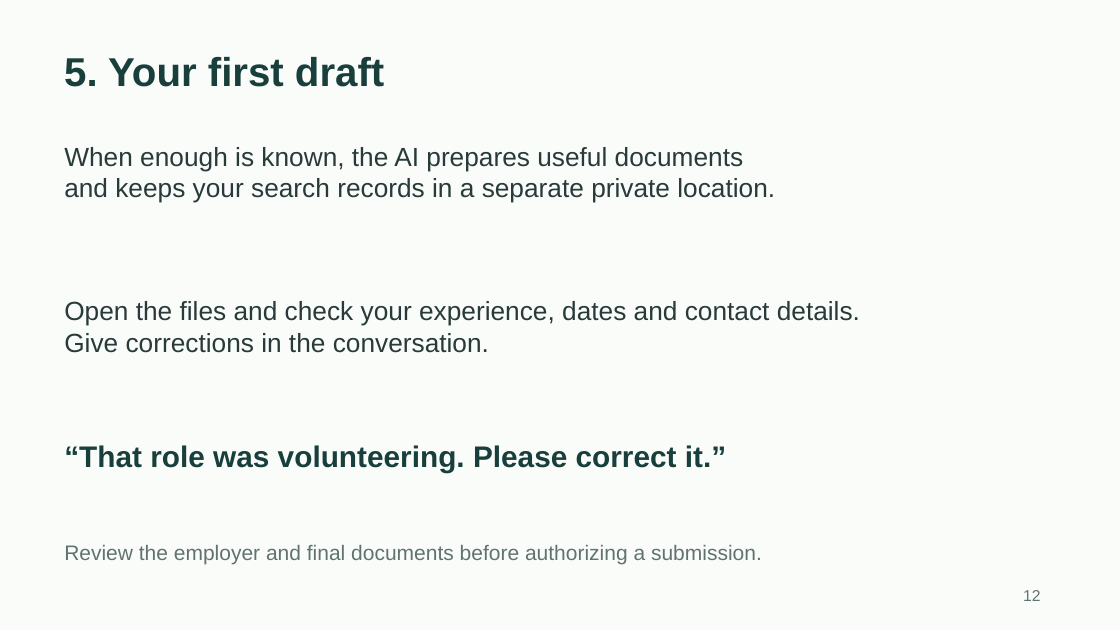
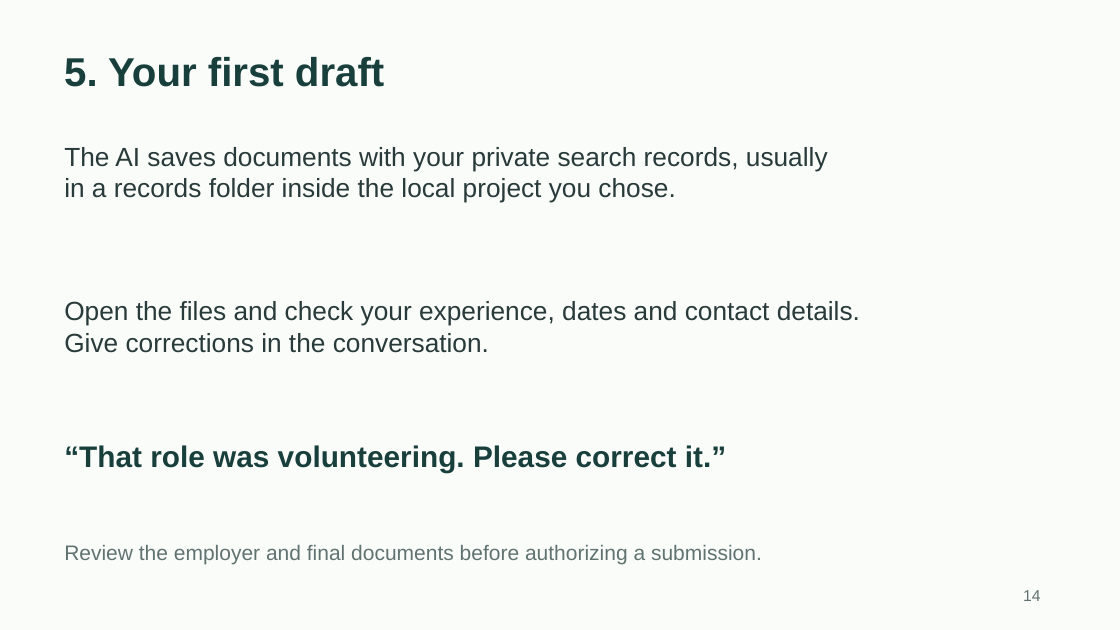
Before and after one commit to toughdave/job-search, a slide deck: slide 14 of docs/job-search-guide.pptx (slide 12 before the commit). Drawn at 1120x630 pixels with LibreOffice and Linux fonts; fonts in the diff are those of the drawing. Boxes give left, top, right and bottom in pixels: in the first picture for what was removed or moved away, otherwise in the second. Text is boxed around its words. In the diff, an @@ line names an element or a change of style, - is before the commit and + after.

```diff
--- a/docs/job-search-guide.pptx
+++ b/docs/job-search-guide.pptx
@@ text at box(64, 147, 828, 203): text changed @@
-When enough is known, the AI prepares useful documents
-and keeps your search records in a separate private location.
+The AI saves documents with your private search records, usually
+in a records folder inside the local project you chose.
@@ text at box(1023, 590, 1040, 601): text changed @@
-12
+14
```
Also in this commit, not shown: 6 other slides changed, 2 slides added, 19 other files.
